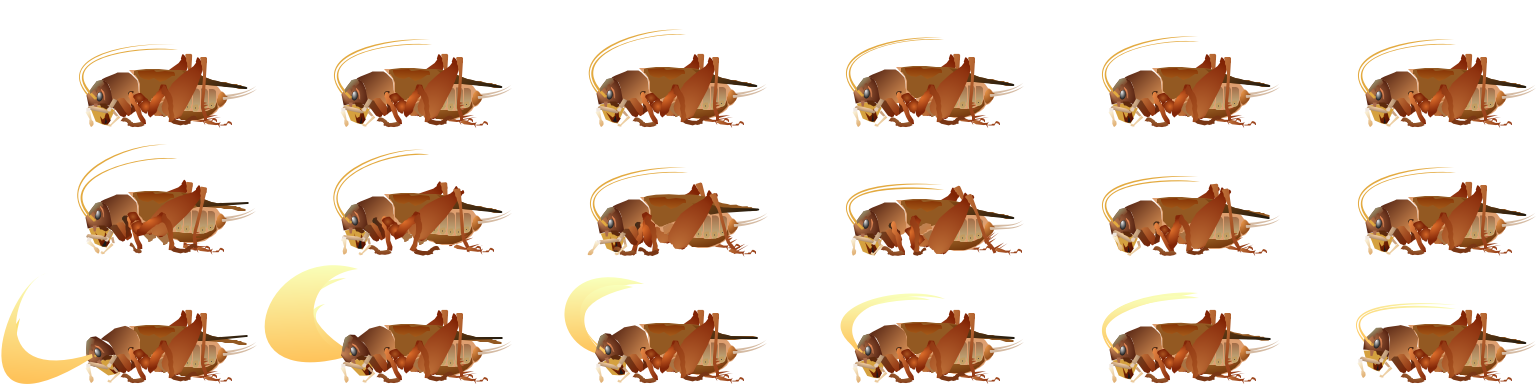
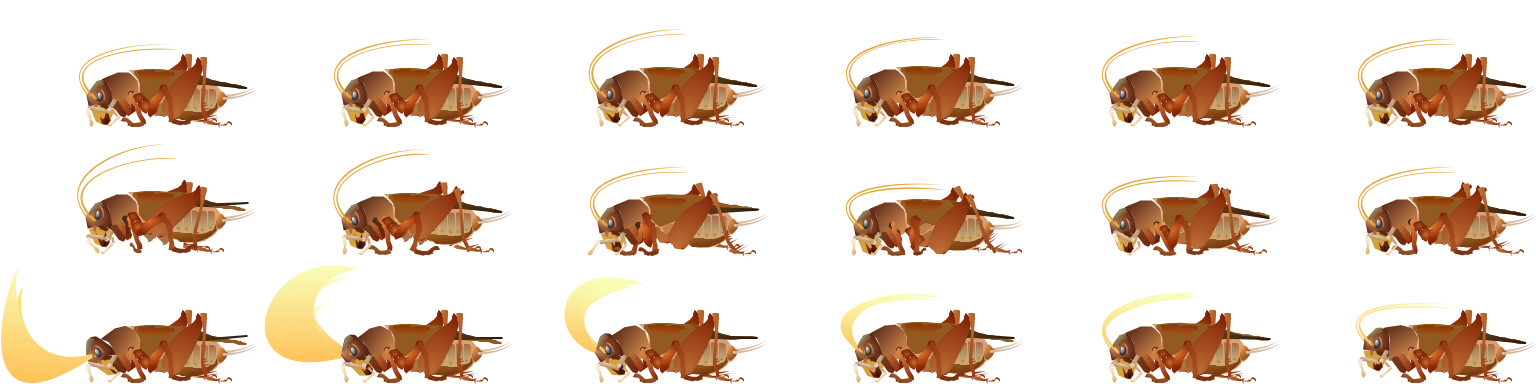
Two versions of the same layered image (w=1536, h=384). Layer-by-layer changes:
pixels changed over [1, 181, 1524, 384] (layer not identified)
